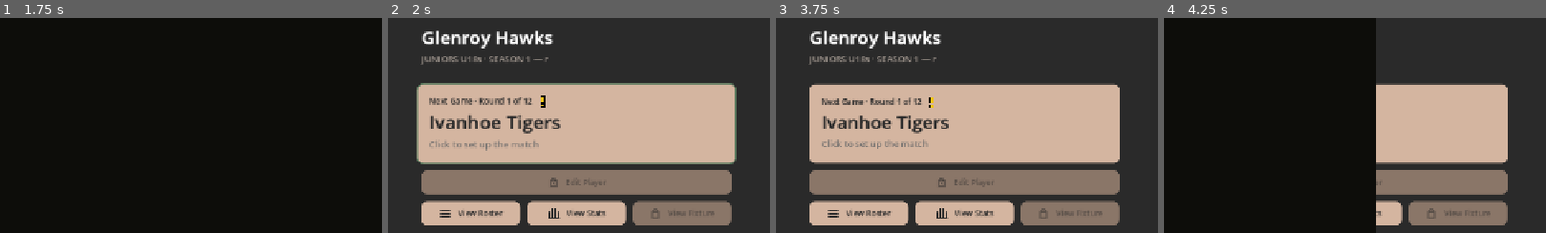
Above: before the commit, frames 1-4 (left to right).
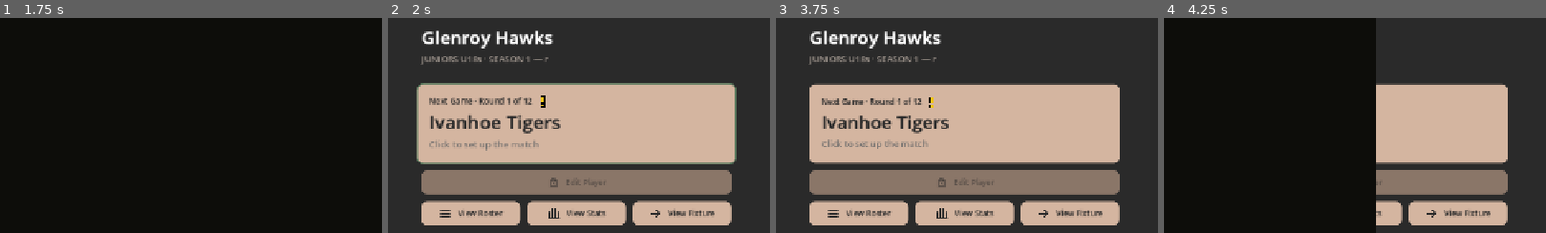
Above: after the commit, the same moments.

Repository: Yaandle/aussie-rules2
Game: Godot game, scene res://scenes/ui/main_menu.tscn
Two runs of this game, one before a commit and one after it. Both use one fixed random seed, a clock stepped at 60 frames per second and the inputs below.
Inputs (mouse positions are % of the whole screen's width and height, from its top left):
- Up to frame 1 (1.75 s): tap Enter (ui_accept) at 0.5, 0.77 s; move the mouse to (72, 45) at 0.52 s; hold D (move_right) 0.53-1.25 s; hold N (decline) 0.53-1.25 s; click (72, 45) at 0.67 s; tap Ctrl (walk) at 0.8 s; tap R (debug_reset) at 1.25 s; drag from (18, 86) to (45, 70) at 1.27 s
- Up to frame 2 (2 s): no input
- Up to frame 3 (3.75 s): tap Enter (ui_accept) at 2, 2.75, 3.5 s; move the mouse to (60, 28) at 2.02 s; hold D (move_right) 2.03-2.75 s; hold Ctrl (walk) 2.03-2.75 s; tap Space (bounce) at 2.1 s; click (60, 28) at 2.17 s; drag from (45, 70) to (20, 35) at 2.77 s; move the mouse to (80, 65) at 3.52 s; hold A (move_left) from 3.53 s (still down); hold V (call_for_ball) from 3.53 s (still down); click (80, 65) at 3.67 s
- Up to frame 4 (4.25 s): keep holding A (move_left); keep holding V (call_for_ball); tap Enter (ui_accept) at 3.77 s; tap Ctrl (walk) at 3.8 s; tap Escape (pause) at 4.15 s
The pictures show only the part of the screen within x 0-50%, y 3-53%; the shares and areas given below are measured in that part.

Frame 1 is identical in both runs. In frame 2, 2.8% of the frame differs, in the area x 64-90%, y 84-97%; in frame 3, 2.8%; in frame 4, 2.8%.

Commit message:
Career Phase 5: View Fixture carousel in the showcase video's BEAT look
docs/CAREER_AUDIT.md Phase 5.

- New career_fixture_screen: the season's 12 rounds as cards with the main
  menu's proportions (216x288), sharp 3px border and 1.07 selected pop,
  styled after scene 02 (BEAT) of showcase_1080p30.mp4: a big "01".."12";
  played rounds filled tan over a hard offset shadow with a W/L/D chip and
  the points; rounds to come an outline over a dot grid; the next game
  marked by a yellow playhead tick down its left edge.
- Four cards visible; the strip slides one card when the selection walks
  off an end. Opens on the next game (the last round once the season is
  over). The right arrow shows while there's a later round, the left one
  fades in once there's an earlier one. Left/right step a card, LB/Home
  jump to round 1, RB/End back to the next game, a click selects a card.
- Above: FIXTURE eyebrow, the selected round as a headline, and its result
  or the opponent's ladder place. Below: a caption row (round, your place,
  record) and a season progress bar.
- CareerTheme.MARKER: the Next Game exclamation's yellow, now shared.
- Dashboard: View Fixture unlocked and opens the carousel.

Verified headless: a fresh season opens on round 1 with only the right
arrow; mid-season (5 simmed rounds) it opens on round 6 with both; four
rights reach round 10 sliding the window; Home -> round 1, End -> round 6;
cards split 5 played / 1 next / 6 upcoming. Frames of upcoming and played
cards checked. Real saves backed up and restored.
Needs eyes: the slide and pop feel, and LB/RB on a pad.

Co-Authored-By: Claude Opus 5.5 <noreply@anthropic.com>

Diff:
--- /dev/null
+++ b/scenes/ui/career_fixture_screen.tscn
@@ -0,0 +1,6 @@
+[gd_scene format=3]
+
+[ext_resource type="Script" path="res://scripts/ui/career_fixture_screen.gd" id="1_fixture"]
+
+[node name="CareerFixtureScreen" type="CanvasLayer"]
+script = ExtResource("1_fixture")
--- a/scripts/ui/career_dashboard_screen.gd
+++ b/scripts/ui/career_dashboard_screen.gd
@@ -32,8 +32,9 @@
 ## Roster | View Stats | View Fixture sharing the same width — so the
 ## controls read as one block; New Career sits up by the team name, away
 ## from the things you press every week. Button labels are Title Case with
-## no letter tracking (playtest: "not all capitalised"). Edit Player and
-## View Fixture show a lock until their pages exist (Phases 6-7 and 5).
+## no letter tracking (playtest: "not all capitalised"). Edit Player shows
+## a lock until its page exists (Phases 6-7); View Fixture opens the
+## fixture carousel (career_fixture_screen.gd).
 ## Focus neighbours are set by hand (_link_focus()) so a pad walks the
 ## stack as a grid.
 
@@ -177,8 +178,8 @@
 	var view_stats_button := _build_action_button("View Stats", &"goalpost", true,
 		_on_view_stats_pressed, third)
 	button_row.add_child(view_stats_button)
-	# Phase 5's fixture carousel.
-	var view_fixture_button := _build_action_button("View Fixture", &"lock", false, Callable(), third)
+	var view_fixture_button := _build_action_button("View Fixture", &"arrow_right", true,
+		func() -> void: SceneWipe.change_scene("res://scenes/ui/career_fixture_screen.tscn"), third)
 	button_row.add_child(view_fixture_button)
 	_link_focus([_next_game_card, edit_button, _view_roster_button],
 		[_view_roster_button, view_stats_button, view_fixture_button])
@@ -681,7 +682,7 @@
 ## solid yellow with a black stroke — drawn rather than imported, same
 ## "no art pipeline yet" reasoning ui_icon.gd's glyphs already follow.
 class ExclamationIcon extends Control:
-	const FILL := Color("#F5C518")
+	const FILL := CareerTheme.MARKER
 	const STROKE := Color.BLACK
 
 	func _init() -> void:
--- /dev/null
+++ b/scripts/ui/career_fixture_screen.gd
@@ -0,0 +1,439 @@
+class_name CareerFixtureScreen
+extends CanvasLayer
+
+## Career mode's VIEW FIXTURE page — the season's 12 rounds as a carousel
+## of cards, reached from the Dashboard. Playtest brief: "a simple card
+## system and arrows on the right to click to see next game. If I go right
+## bring up an arrow on the left", using the main menu's cards and the look
+## of the BEAT section (scene 02) of the user's showcase video.
+##
+## * Cards keep MainMenu's proportions (CARD_MIN_WIDTH x CARD_MIN_HEIGHT),
+##   its sharp 3px border and its 1.07 selected pop. The BEAT look is what
+##   goes on them: a big "01".."12" in the corner; a played round filled
+##   tan over a hard offset shadow with its W/L/D chip and score; a round
+##   still to come an outline over a dot grid; the next game crossed by
+##   CareerTheme.MARKER's vertical tick. No lime — the Career palette stays.
+## * VISIBLE cards show at once; the strip slides one card when the
+##   selection walks off either end. It opens on the current round (the
+##   last one once the season is over).
+## * The right arrow shows whenever there's a later round; the left arrow
+##   fades in once there's an earlier one to go back to, so a season opened
+##   on round 1 shows only the right arrow until you move. Arrows and
+##   ← / → step one card; LB / Home jumps to round 1, RB / End back to the
+##   next game. Clicking a card selects it.
+## * Above the strip, the selected round as a headline with its result or
+##   the opponent's ladder place; below it a caption row (your round, place
+##   and record) and a season progress bar, both as in the BEAT frames.
+
+const VISIBLE := 4
+const CARD_SIZE := Vector2(MainMenu.CARD_MIN_WIDTH, MainMenu.CARD_MIN_HEIGHT)
+const CARD_GAP := 24.0
+const CARD_BORDER := float(MainMenu.CARD_BORDER_WIDTH)
+const SELECTED_SCALE := MainMenu.CARD_SELECTED_SCALE
+## Room inside the strip's clip for the pop, the shadow and the tick's
+## overhang above and below the card.
+const CLIP_PAD := Vector2(16.0, 26.0)
+const SHADOW_OFFSET := Vector2(8.0, 8.0)
+const ARROW_SIZE := Vector2(48.0, 48.0)
+const SLIDE_DURATION := 0.25
+const ARROW_FADE_DURATION := 0.15
+const PROGRESS_HEIGHT := 4.0
+
+const SCREEN_MARGIN_X := SoftBrutalist.SPACE_6
+const SCREEN_MARGIN_Y := SoftBrutalist.SPACE_4
+const DASHBOARD_SCENE := "res://scenes/ui/career_dashboard_screen.tscn"
+
+var _cards: Array[FixtureCard] = []
+var _track: Control
+var _track_tween: Tween
+var _left_arrow: Control
+var _right_arrow: Control
+var _headline: Label
+var _subline: Label
+var _index := 0
+var _first := 0
+var _busy := false
+
+
+func _ready() -> void:
+	_index = _current_index()
+	_first = clampi(_index, 0, maxi(_cards_count() - VISIBLE, 0))
+	_build()
+	_track.position.x = _track_x()
+	_refresh(false)
+
+
+func _cards_count() -> int:
+	return CareerProfile.season_length()
+
+
+## The next game, or the last round once the season is over.
+func _current_index() -> int:
+	return mini(CareerProfile.games_played, _cards_count() - 1)
+
+
+func _unhandled_input(event: InputEvent) -> void:
+	if _busy:
+		return
+	if event.is_action_pressed(&"move_left") or event.is_action_pressed(&"ui_left"):
+		_select(_index - 1)
+	elif event.is_action_pressed(&"move_right") or event.is_action_pressed(&"ui_right"):
+		_select(_index + 1)
+	elif _is_key(event, KEY_HOME) or _is_pad(event, JOY_BUTTON_LEFT_SHOULDER):
+		_select(0)
+	elif _is_key(event, KEY_END) or _is_pad(event, JOY_BUTTON_RIGHT_SHOULDER):
+		_select(_current_index())
+	elif event.is_action_pressed(&"pause") or event.is_action_pressed(&"decline"):
+		_busy = true
+		SceneWipe.change_scene(DASHBOARD_SCENE)
+
+
+## Read raw, not through an action: LB/RB are bound to match actions, and
+## Home/End to none.
+func _is_key(event: InputEvent, key: Key) -> bool:
+	return event is InputEventKey and event.pressed and not event.echo \
+		and (event as InputEventKey).keycode == key
+
+
+func _is_pad(event: InputEvent, button: JoyButton) -> bool:
+	return event is InputEventJoypadButton and event.pressed \
+		and (event as InputEventJoypadButton).button_index == button
+
+
+func _select(index: int) -> void:
+	index = clampi(index, 0, _cards_count() - 1)
+	if index == _index:
+		return
+	_index = index
+	if _index < _first:
+		_first = _index
+	elif _index > _first + VISIBLE - 1:
+		_first = _index - VISIBLE + 1
+	if _track_tween != null and _track_tween.is_valid():
+		_track_tween.kill()
+	_track_tween = create_tween()
+	_track_tween.set_trans(Tween.TRANS_CUBIC).set_ease(Tween.EASE_OUT)
+	_track_tween.tween_property(_track, "position:x", _track_x(), SLIDE_DURATION)
+	_refresh(true)
+
+
+func _track_x() -> float:
+	return CLIP_PAD.x - _first * (CARD_SIZE.x + CARD_GAP)
+
+
+# ── Build ────────────────────────────────────────────────────────────
+
+func _build() -> void:
+	var bg := ColorRect.new()
+	bg.color = CareerTheme.BACKGROUND
+	bg.set_anchors_preset(Control.PRESET_FULL_RECT)
+	bg.mouse_filter = Control.MOUSE_FILTER_IGNORE
+	add_child(bg)
+
+	var margin := MarginContainer.new()
+	margin.set_anchors_preset(Control.PRESET_FULL_RECT)
+	margin.mouse_filter = Control.MOUSE_FILTER_IGNORE
+	for side in ["left", "right", "top", "bottom"]:
+		var value := SCREEN_MARGIN_Y if side in ["top", "bottom"] else SCREEN_MARGIN_X
+		margin.add_theme_constant_override(StringName("margin_" + side), int(value))
+	add_child(margin)
+
+	var column := VBoxContainer.new()
+	column.add_theme_constant_override(&"separation", int(SoftBrutalist.SPACE_3))
+	column.mouse_filter = Control.MOUSE_FILTER_IGNORE
+	margin.add_child(column)
+
+	var header := VBoxContainer.new()
+	header.add_theme_constant_override(&"separation", 4)
+	header.mouse_filter = Control.MOUSE_FILTER_IGNORE
+	column.add_child(header)
+	header.add_child(CareerTheme.label("FIXTURE · SEASON %d · %s" % [CareerProfile.season_index + 1,
+		CareerSeason.league_name(CareerProfile.league_index)], SoftBrutalist.SIZE_LABEL,
+		CareerTheme.MARKER, SoftBrutalist.WEIGHT_BOLD, 1))
+	_headline = CareerTheme.label("", SoftBrutalist.SIZE_DISPLAY, CareerTheme.TEXT,
+		SoftBrutalist.WEIGHT_HEAVY)
+	header.add_child(_headline)
+	_subline = CareerTheme.label("", SoftBrutalist.SIZE_BODY, CareerTheme.TEXT_MUTED)
+	header.add_child(_subline)
+
+	var strip := HBoxContainer.new()
+	strip.add_theme_constant_override(&"separation", 8)
+	strip.mouse_filter = Control.MOUSE_FILTER_IGNORE
+	column.add_child(strip)
+	_left_arrow = _build_arrow(&"arrow_left", -1)
+	strip.add_child(_left_arrow)
+	strip.add_child(_build_clip())
+	_right_arrow = _build_arrow(&"arrow_right", 1)
+	strip.add_child(_right_arrow)
+
+	var below := VBoxContainer.new()
+	below.add_theme_constant_override(&"separation", 10)
+	below.mouse_filter = Control.MOUSE_FILTER_IGNORE
+	column.add_child(below)
+	below.add_child(CareerTheme.label(_caption_text(), SoftBrutalist.SIZE_LABEL, CareerTheme.TEXT,
+		SoftBrutalist.WEIGHT_BOLD, 1))
+	below.add_child(_build_progress_bar())
+
+	var hints := DeviceHintBar.new()
+	column.add_child(hints)
+	hints.set_hint_sets({
+		InputManager.Device.KEYBOARD: [
+			{"keys": "← / →", "label": "Round"},
+			{"keys": "Home", "label": "Round 1"},
+			{"keys": "End", "label": "Next game"},
+			{"keys": "Esc", "label": "Back"},
+		],
+		InputManager.Device.GAMEPAD: [
+			{"keys": "D-Pad ↔", "label": "Round"},
+			{"keys": "LB", "label": "Round 1"},
+			{"keys": "RB", "label": "Next game"},
+			{"keys": "B", "label": "Back"},
+		],
+	})
+
+
+## VISIBLE cards' worth of window onto a track holding all of them; the
+## track slides, the window stays put.
+func _build_clip() -> Control:
+	var clip := Control.new()
+	clip.custom_minimum_size = Vector2(VISIBLE * CARD_SIZE.x + (VISIBLE - 1) * CARD_GAP,
+		CARD_SIZE.y) + CLIP_PAD * 2.0
+	clip.clip_contents = true
+	clip.mouse_filter = Control.MOUSE_FILTER_PASS
+
+	_track = Control.new()
+	_track.position = Vector2(0.0, CLIP_PAD.y)
+	_track.mouse_filter = Control.MOUSE_FILTER_PASS
+	clip.add_child(_track)
+
+	var current := CareerProfile.games_played
+	for i in _cards_count():
+		var round_entry: Dictionary = CareerProfile.rounds[i]
+		var card := FixtureCard.new()
+		card.position = Vector2(i * (CARD_SIZE.x + CARD_GAP), 0.0)
+		if bool(round_entry.get("played", false)):
+			card.state = FixtureCard.State.PLAYED
+		elif i == current:
+			card.state = FixtureCard.State.CURRENT
+		else:
+			card.state = FixtureCard.State.UPCOMING
+		card.fill(i + 1, round_entry)
+		card.gui_input.connect(func(event: InputEvent) -> void:
+			if event is InputEventMouseButton and event.pressed \
+					and event.button_index == MOUSE_BUTTON_LEFT:
+				_select(i))
+		_track.add_child(card)
+		_cards.append(card)
+	return clip
+
+
+## An outlined square with a chevron, clickable; hidden (faded, inert)
+## when there's no card that way — see _refresh().
+func _build_arrow(icon_name: StringName, step: int) -> Control:
+	var panel := Panel.new()
+	panel.custom_minimum_size = ARROW_SIZE
+	panel.size_flags_vertical = Control.SIZE_SHRINK_CENTER
+	var idle := CareerTheme.panel_style(Color(CareerTheme.PANEL, 0.0), CareerTheme.TEXT, 2)
+	var hover := CareerTheme.panel_style(CareerTheme.PANEL, CareerTheme.PANEL, 2)
+	panel.add_theme_stylebox_override(&"panel", idle)
+	panel.mouse_filter = Control.MOUSE_FILTER_STOP
+	panel.mouse_default_cursor_shape = Control.CURSOR_POINTING_HAND
+	var icon := UIIcon.new()
+	icon.icon_name = icon_name
+	icon.set_anchors_preset(Control.PRESET_FULL_RECT)
+	icon.offset_left = 12.0
+	icon.offset_top = 12.0
+	icon.offset_right = -12.0
+	icon.offset_bottom = -12.0
+	icon.line_colour = CareerTheme.TEXT
+	icon.mouse_filter = Control.MOUSE_FILTER_IGNORE
+	panel.add_child(icon)
+	panel.gui_input.connect(func(event: InputEvent) -> void:
+		if event is InputEventMouseButton and event.pressed and event.button_index == MOUSE_BUTTON_LEFT:
+			_select(_index + step))
+	panel.mouse_entered.connect(func() -> void:
+		panel.add_theme_stylebox_override(&"panel", hover)
+		icon.line_colour = CareerTheme.PANEL_TEXT)
+	panel.mouse_exited.connect(func() -> void:
+		panel.add_theme_stylebox_override(&"panel", idle)
+		icon.line_colour = CareerTheme.TEXT)
+	return panel
+
+
+## A thin rule the strip's width, filled in MARKER for the rounds played.
+func _build_progress_bar() -> Control:
+	var width := VISIBLE * CARD_SIZE.x + (VISIBLE - 1) * CARD_GAP + CLIP_PAD.x * 2.0 \
+		+ (ARROW_SIZE.x + 8.0) * 2.0
+	var bar := ColorRect.new()
+	bar.color = Color(CareerTheme.TEXT, 0.12)
+	bar.custom_minimum_size = Vector2(width, PROGRESS_HEIGHT)
+	bar.size_flags_horizontal = Control.SIZE_SHRINK_BEGIN
+	bar.mouse_filter = Control.MOUSE_FILTER_IGNORE
+	var fill := ColorRect.new()
+	fill.color = CareerTheme.MARKER
+	var done := float(CareerProfile.games_played) / maxf(1.0, float(_cards_count()))
+	fill.size = Vector2(width * done, PROGRESS_HEIGHT)
+	fill.mouse_filter = Control.MOUSE_FILTER_IGNORE
+	bar.add_child(fill)
+	return bar
+
+
+func _caption_text() -> String:
+	var table := CareerProfile.ladder()
+	var me: Dictionary = table[CareerProfile.ladder_position() - 1]
+	var round_text := "SEASON COMPLETE" if CareerProfile.season_complete() \
+		else "ROUND %d OF %d" % [CareerProfile.games_played + 1, _cards_count()]
+	return "%s   ·   %s ON THE LADDER   ·   W%d  L%d  D%d" % [round_text,
+		CareerSeason.ordinal(CareerProfile.ladder_position()).to_upper(),
+		me["won"], me["lost"], me["drawn"]]
+
+
+# ── Refresh ──────────────────────────────────────────────────────────
+
+func _refresh(animate: bool) -> void:
+	for i in _cards.size():
+		_cards[i].set_selected(i == _index, animate)
+	_set_arrow(_left_arrow, _index > 0)
+	_set_arrow(_right_arrow, _index < _cards_count() - 1)
+	var round_entry: Dictionary = CareerProfile.rounds[_index]
+	var opponent := String(round_entry["opponent"])
+	_headline.text = "Round %d — %s" % [_index + 1, opponent]
+	_subline.text = _subline_text(round_entry, opponent)
+
+
+func _set_arrow(arrow: Control, shown: bool) -> void:
+	arrow.mouse_filter = Control.MOUSE_FILTER_STOP if shown else Control.MOUSE_FILTER_IGNORE
+	var tween := arrow.create_tween()
+	tween.tween_property(arrow, "modulate:a", 1.0 if shown else 0.0, ARROW_FADE_DURATION)
+
+
+func _subline_text(round_entry: Dictionary, opponent: String) -> String:
+	if bool(round_entry.get("played", false)):
+		var ours := int(round_entry.get("home_points", 0))
+		var theirs := int(round_entry.get("away_points", 0))
+		var verb := "Won" if ours > theirs else ("Lost" if ours < theirs else "Drew")
+		var text := "%s %s to %s" % [verb, String(round_entry.get("home_score", str(ours))),
+			String(round_entry.get("away_score", str(theirs)))]
+		return text + ("  ·  simulated" if bool(round_entry.get("simulated", false)) else "")
+	var when := "Next game" if _index == CareerProfile.games_played else "Upcoming"
+	# Before round 1 every row is 0-0 and the order is alphabetical, so a
+	# place would mean nothing.
+	if CareerProfile.games_played == 0:
+		return when
+	var place := ""
+	var table := CareerProfile.ladder()
+	for i in table.size():
+		if String(table[i]["team"]) == opponent:
+			place = CareerSeason.ordinal(i + 1)
+	return "%s  ·  %s sit %s on the ladder" % [when, opponent, place]
+
+
+## One round's card. Drawn rather than built from styleboxes because the
+## BEAT look needs things a StyleBoxFlat can't do: the dot grid, a hard
+## shadow offset outside the card, and the marker tick running past its
+## top and bottom edges. Text is still Labels, for the shared fonts.
+class FixtureCard extends Control:
+	enum State { PLAYED, CURRENT, UPCOMING }
+
+	const DOT_STEP := 18.0
+	const DOT_RADIUS := 1.4
+	const TICK_WIDTH := 3.0
+	const TICK_OVERHANG := 14.0
+	const CHIP_COLOURS := {"W": CareerTheme.POSITIVE, "L": CareerTheme.NEGATIVE, "D": CareerTheme.TEXT_MUTED}
+
+	var state := State.UPCOMING
+	var _selected := false
+
+	func _init() -> void:
+		size = CareerFixtureScreen.CARD_SIZE
+		custom_minimum_size = size
+		pivot_offset = size * 0.5
+		mouse_filter = Control.MOUSE_FILTER_STOP
+		mouse_default_cursor_shape = Control.CURSOR_POINTING_HAND
+
+	## Number, round, opponent and (once played) the result chip and score.
+	func fill(number: int, round_entry: Dictionary) -> void:
+		var played := state == State.PLAYED
+		var ink := CareerTheme.PANEL_TEXT if played else CareerTheme.TEXT
+		var soft := CareerTheme.PANEL_TEXT.lightened(0.3) if played else CareerTheme.TEXT_MUTED
+
+		var inner := MarginContainer.new()
+		inner.set_anchors_preset(Control.PRESET_FULL_RECT)
+		inner.mouse_filter = Control.MOUSE_FILTER_IGNORE
+		for side in ["left", "right", "top", "bottom"]:
+			inner.add_theme_constant_override(StringName("margin_" + side), 16)
+		add_child(inner)
+		var rows := VBoxContainer.new()
+		rows.add_theme_constant_override(&"separation", 4)
+		rows.mouse_filter = Control.MOUSE_FILTER_IGNORE
+		inner.add_child(rows)
+
+		rows.add_child(SoftBrutalist.numeric_label("%02d" % number, SoftBrutalist.SIZE_TITLE, ink))
+		var spacer := Control.new()
+		spacer.size_flags_vertical = Control.SIZE_EXPAND_FILL
+		spacer.mouse_filter = Control.MOUSE_FILTER_IGNORE
+		rows.add_child(spacer)
+		var tag := "NEXT GAME" if state == State.CURRENT else "ROUND %d" % number
+		rows.add_child(CareerTheme.label(tag, SoftBrutalist.SIZE_CAPTION,
+			CareerTheme.MARKER if state == State.CURRENT else soft, SoftBrutalist.WEIGHT_BOLD, 1))
+		var name_label := CareerTheme.label(String(round_entry["opponent"]), SoftBrutalist.SIZE_HEADING,
+			ink, SoftBrutalist.WEIGHT_BOLD)
+		name_label.autowrap_mode = TextServer.AUTOWRAP_WORD_SMART
+		name_label.custom_minimum_size.x = size.x - 32.0
+		rows.add_child(name_label)
+		if played:
+			rows.add_child(_result_row(round_entry, ink))
+
+	func _result_row(round_entry: Dictionary, ink: Color) -> Control:
+		var ours := int(round_entry.get("home_points", 0))
+		var theirs := int(round_entry.get("away_points", 0))
+		var result := "W" if ours > theirs else ("L" if ours < theirs else "D")
+		var row := HBoxContainer.new()
+		row.add_theme_constant_override(&"separation", 10)
+		row.mouse_filter = Control.MOUSE_FILTER_IGNORE
+		var chip := PanelContainer.new()
+		chip.add_theme_stylebox_override(&"panel", CareerTheme.panel_style(CHIP_COLOURS[result]))
+		chip.mouse_filter = Control.MOUSE_FILTER_IGNORE
+		var chip_inner := MarginContainer.new()
+		chip_inner.mouse_filter = Control.MOUSE_FILTER_IGNORE
+		for side in ["left", "right"]:
+			chip_inner.add_theme_constant_override(StringName("margin_" + side), 8)
+		chip.add_child(chip_inner)
+		chip_inner.add_child(CareerTheme.label(result, SoftBrutalist.SIZE_LABEL, CareerTheme.TEXT,
+			SoftBrutalist.WEIGHT_BOLD))
+		row.add_child(chip)
+		row.add_child(SoftBrutalist.numeric_label("%d – %d" % [ours, theirs], SoftBrutalist.SIZE_BODY, ink))
+		return row
+
+	func set_selected(selected: bool, animate: bool) -> void:
+		_selected = selected
+		var target := Vector2.ONE * (CareerFixtureScreen.SELECTED_SCALE if selected else 1.0)
+		if animate:
+			create_tween().tween_property(self, "scale", target, 0.15)
+		else:
+			scale = target
+		queue_redraw()
+
+	func _draw() -> void:
+		var rect := Rect2(Vector2.ZERO, size)
+		var border := CareerTheme.POSITIVE if _selected else (CareerTheme.BACKGROUND \
+			if state == State.PLAYED else CareerTheme.TEXT)
+		if state == State.PLAYED:
+			draw_rect(Rect2(CareerFixtureScreen.SHADOW_OFFSET, size), Color(CareerTheme.TEXT, 0.9))
+			draw_rect(rect, CareerTheme.PANEL)
+		else:
+			var dot := Color(CareerTheme.TEXT, 0.18)
+			var y := DOT_STEP
+			while y < size.y - 4.0:
+				var x := DOT_STEP
+				while x < size.x - 4.0:
+					draw_circle(Vector2(x, y), DOT_RADIUS, dot)
+					x += DOT_STEP
+				y += DOT_STEP
+		var half := CareerFixtureScreen.CARD_BORDER * 0.5
+		draw_rect(rect.grow(-half), border, false, CareerFixtureScreen.CARD_BORDER)
+		# Down the card's left edge, like a playhead, rather than across its
+		# middle as in the BEAT frames: those cards had no text to cross.
+		if state == State.CURRENT:
+			draw_rect(Rect2(-TICK_WIDTH * 0.5, -TICK_OVERHANG, TICK_WIDTH, size.y + TICK_OVERHANG * 2.0),
+				CareerTheme.MARKER)
--- a/scripts/ui/career_theme.gd
+++ b/scripts/ui/career_theme.gd
@@ -31,6 +31,11 @@
 const POSITIVE := Color("#5B7A5E")
 const NEGATIVE := Color("#A3503F")
 
+## The NEXT GAME card's pixel exclamation yellow, also the fixture
+## carousel's "this round is next" tick and its season progress bar — one
+## marker colour for "where you are in the season".
+const MARKER := Color("#F5C518")
+
 const RADIUS := SoftBrutalist.RADIUS_SM
 
 
Not shown, added: scripts/ui/career_fixture_screen.gd.uid
Not shown, changed: CLAUDE.md
Not shown, changed: docs/CAREER_AUDIT.md
